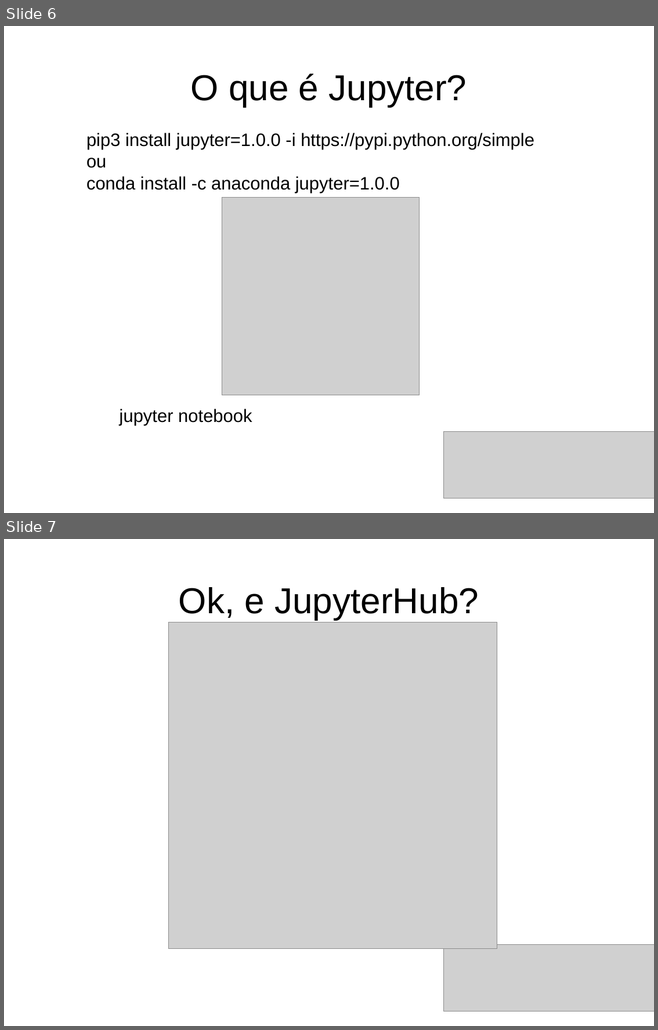
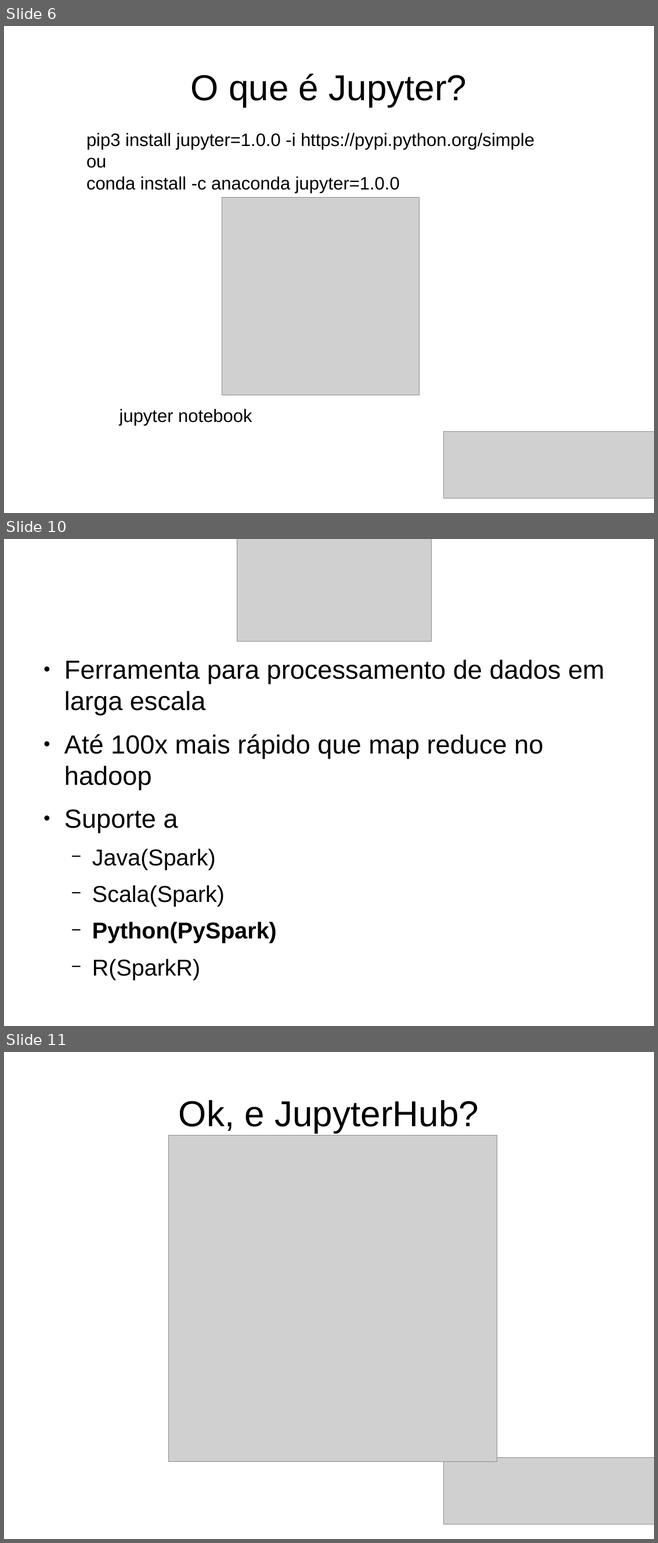
Before and after one commit to dmvieira/tutorial-jupyter-pyspark, a slide deck: tutorial.odp. Shown one above the other, each under a label of ours: slides 6 and 7 before the commit, slides 6, 10 and 11 after it; the slides between them are not shown. The pictures are 658x1030 and 658x1543 pixels, drawn with LibreOffice and Linux fonts; fonts in the diff are those of the drawing; grey boxes stand for pictures. Boxes give left, top, right and bottom in pixels: in the first picture for what was removed or moved away, otherwise in the second. Text is boxed around its words. In the diff, an @@ line names an element or a change of style, - is before the commit and + after.

```diff
--- a/tutorial.odp
+++ b/tutorial.odp
@@ slide 10 added at box(4, 539, 654, 1026), background #FFFFFF @@
@@ picture added at box(237, 539, 431, 641) @@
@@ text added at box(64, 660, 604, 943), 32 pt, text #000000 @@
+● Ferramenta para processamento de dados em larga escala
+● Até 100x mais rápido que map reduce no hadoop
+● Suporte a
+  − Java(Spark)
+  − Scala(Spark)
+  − Python(PySpark)
+  − R(SparkR)
@@ what was slide 7 is now slide 11 @@
```
Also in this commit, not shown: 3 slides changed, 3 other slides added, 1 other file.
